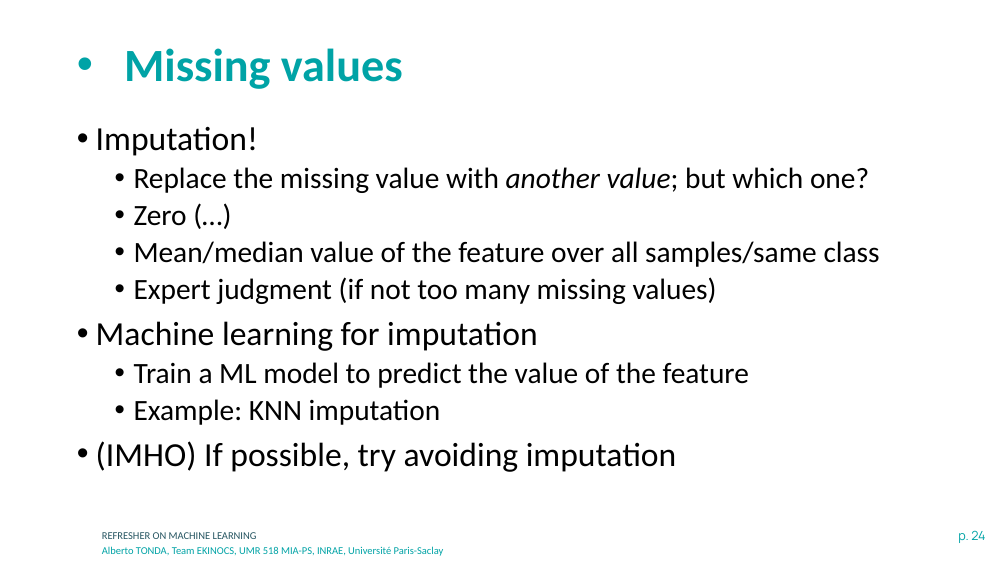
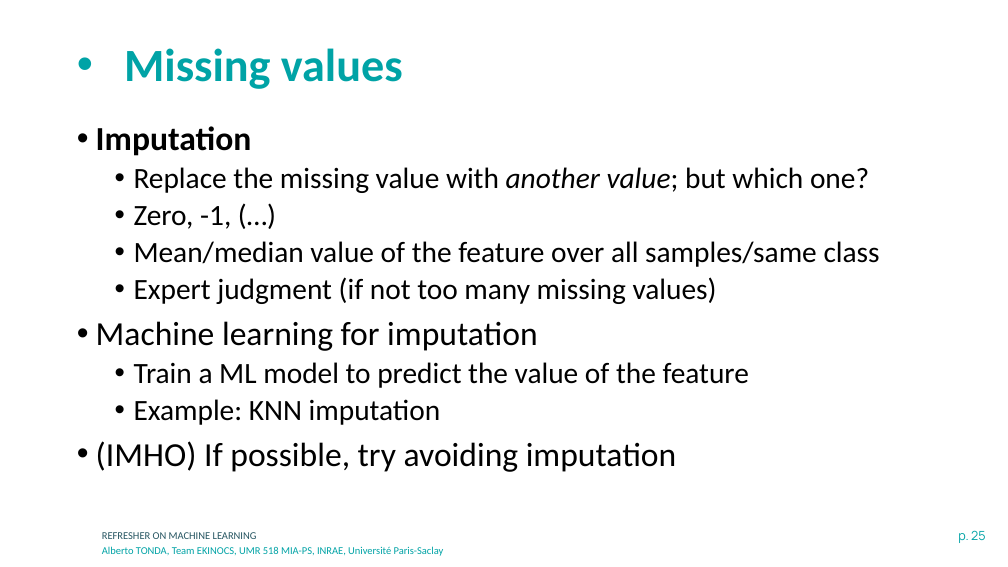
Before and after one commit to albertotonda/teaching, a slide deck: slide 25 of deep-learning-in-practice-with-pytorch/0-machine-learning.pptx (slide 24 before the commit). Drawn at 1008x567 pixels with LibreOffice and Linux fonts; fonts in the diff are those of the drawing; background and template pictures are left out. Boxes give left, top, right and bottom in pixels: in the first picture for what was removed or moved away, otherwise in the second. Text is boxed around its words. In the diff, an @@ line names an element or a change of style, - is before the commit and + after.

```diff
--- a/deep-learning-in-practice-with-pytorch/0-machine-learning.pptx
+++ b/deep-learning-in-practice-with-pytorch/0-machine-learning.pptx
@@ text at box(96, 126, 252, 156): text changed; bold on @@
-• Imputation!
+• Imputation
@@ text at box(134, 206, 231, 229): text changed @@
-  • Zero (…)
+  • Zero, -1, (…)
@@ page number at box(958, 530, 985, 543): text changed @@
-p. 24
+p. 25
```
Also in this commit, not shown: 7 other slides changed, 8 slides added, 1 slide removed, 7 other files.
